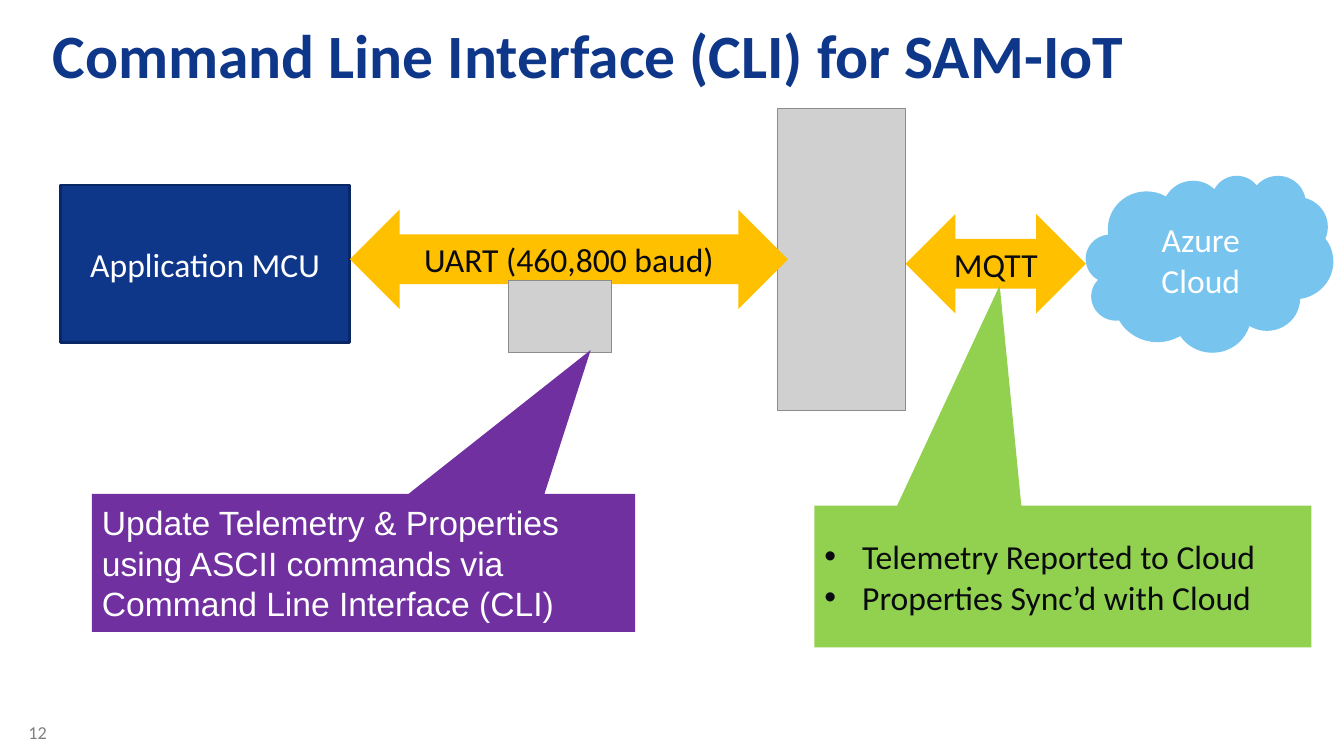
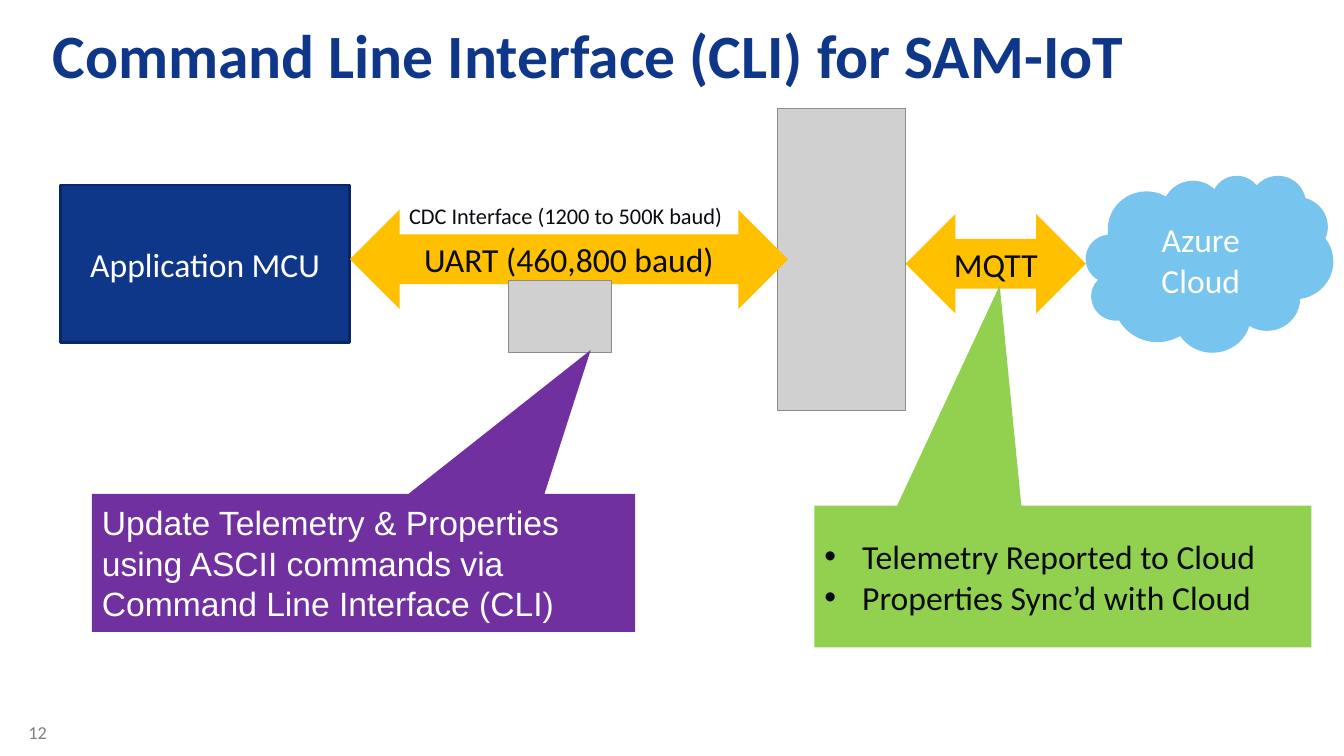
Before and after one commit to daisukeiot/Microchip-SAM-IoT-Wx-1, a slide deck: slide 12 of AO-Smith-MSFT-MCHP-r6.pptx. Drawn at 1344x756 pixels with LibreOffice and Linux fonts; fonts in the diff are those of the drawing; grey boxes stand for pictures; background and template pictures are left out. Boxes give left, top, right and bottom in pixels: in the first picture for what was removed or moved away, otherwise in the second. Text is boxed around its words. In the diff, an @@ line names an element or a change of style, - is before the commit and + after.

```diff
--- a/AO-Smith-MSFT-MCHP-r6.pptx
+++ b/AO-Smith-MSFT-MCHP-r6.pptx
@@ text added at (409,208,722,227), 16 pt, text #0A0B0F @@
+CDC Interface (1200 to 500K baud)
```
Also in this commit, not shown: 6 other slides changed.
